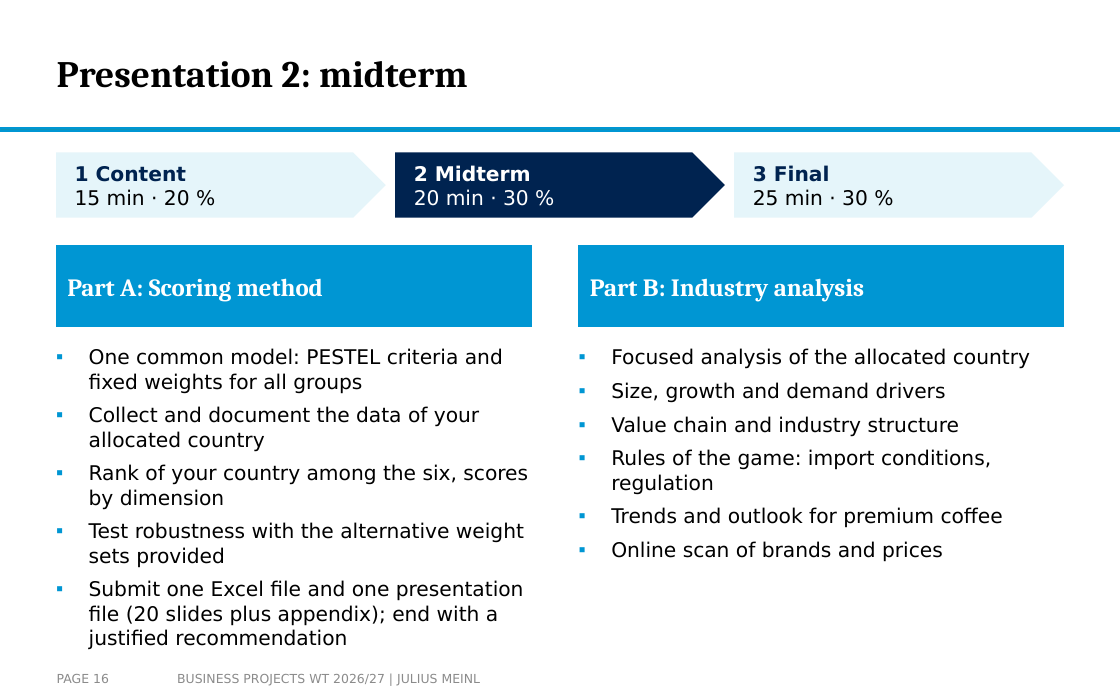
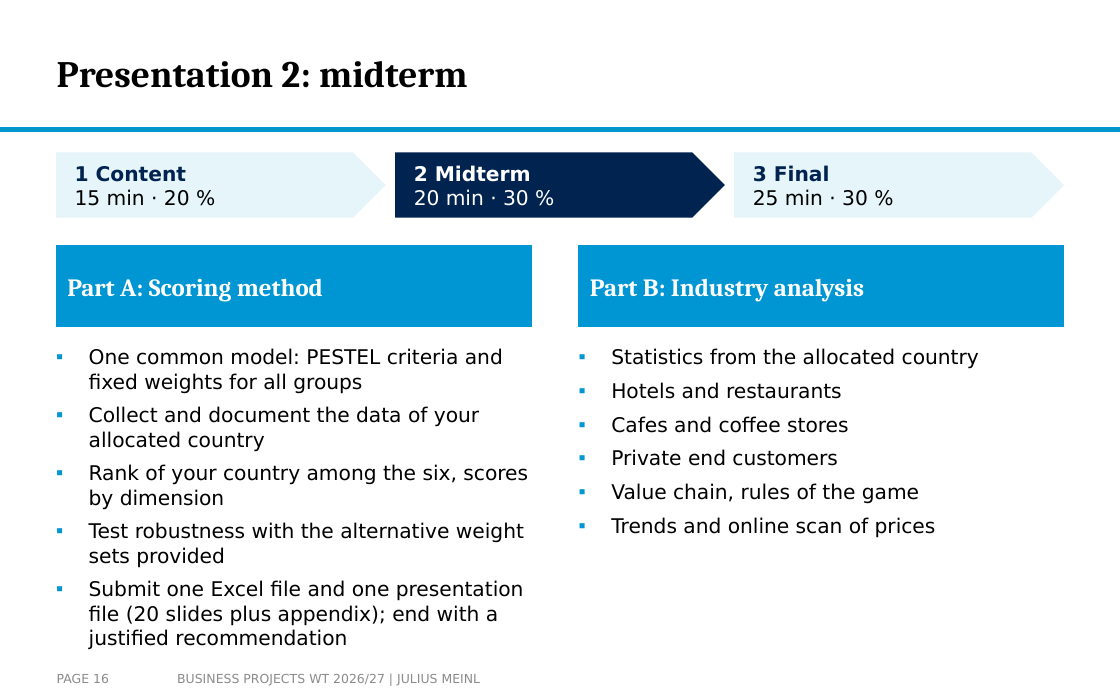
Before and after one commit to arnefloh-wu/ib-business-projects, a slide deck: slide 16 of WT26-27/Business Projects WT26-27 Slides.pptx. Drawn at 1120x700 pixels with LibreOffice and Linux fonts; fonts in the diff are those of the drawing; background and template pictures are left out. Boxes give left, top, right and bottom in pixels: in the first picture for what was removed or moved away, otherwise in the second. Text is boxed around its words. In the diff, an @@ line names an element or a change of style, - is before the commit and + after.

```diff
--- a/WT26-27/Business Projects WT26-27 Slides.pptx
+++ b/WT26-27/Business Projects WT26-27 Slides.pptx
@@ text at [611,348,979,538]: text changed @@
-▪ Focused analysis of the allocated country
-▪ Size, growth and demand drivers
-▪ Value chain and industry structure
-▪ Rules of the game: import conditions, regulation
-▪ Trends and outlook for premium coffee
-▪ Online scan of brands and prices
+▪ Statistics from the allocated country
+▪ Hotels and restaurants
+▪ Cafes and coffee stores
+▪ Private end customers
+▪ Value chain, rules of the game
+▪ Trends and online scan of prices
```
Also in this commit, not shown: 5 other files.
